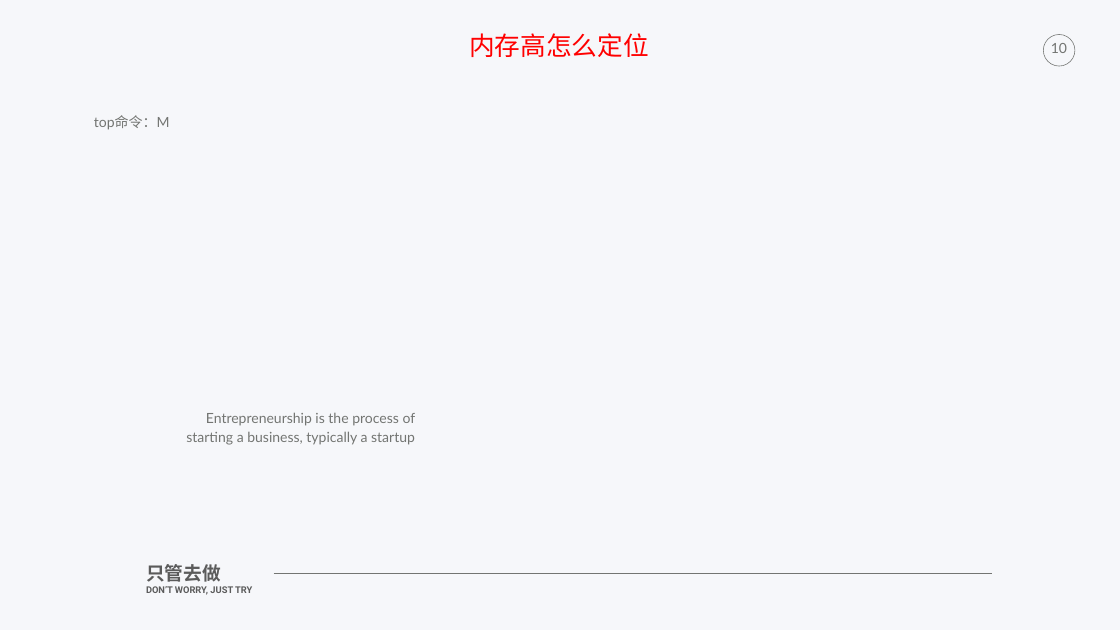
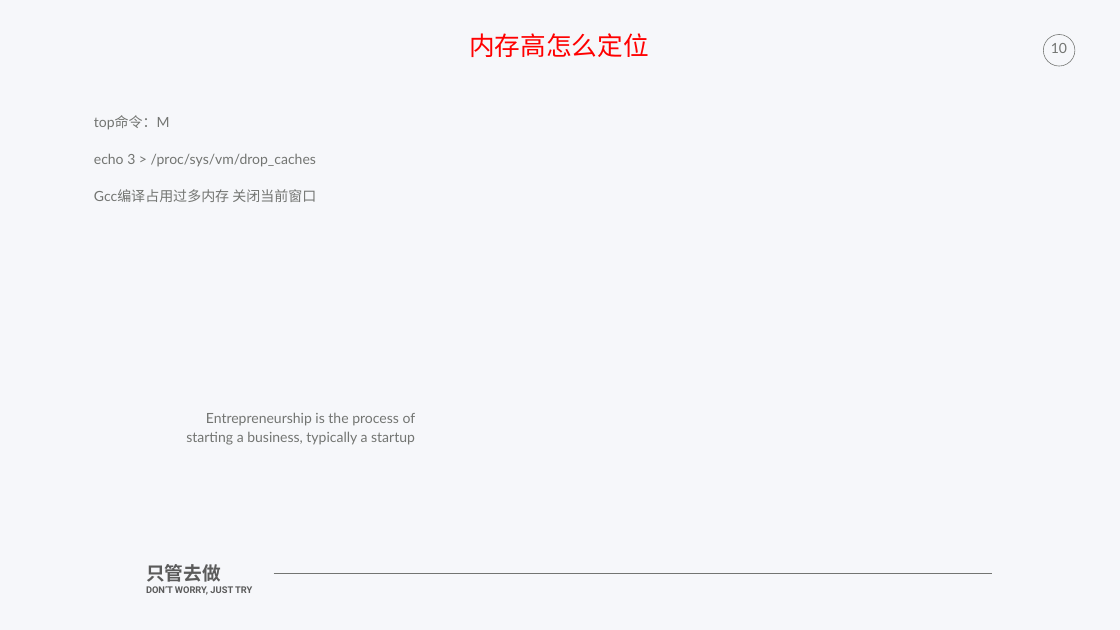
Before and after one commit to watchpoints/weekly, a slide deck: slide 10 of ppt/01-基本功.pptx. Drawn at 1120x630 pixels with LibreOffice and Linux fonts; fonts in the diff are those of the drawing; background and template pictures are left out. Boxes give left, top, right and bottom in pixels: in the first picture for what was removed or moved away, otherwise in the second. Text is boxed around its words. In the diff, an @@ line names an element or a change of style, - is before the commit and + after.

Commit message:
update

```diff
--- a/ppt/01-基本功.pptx
+++ b/ppt/01-基本功.pptx
@@ text at (94, 153, 316, 202): paragraphs added @@
+echo 3 > /proc/sys/vm/drop_caches
+Gcc编译占用过多内存 关闭当前窗口
```
